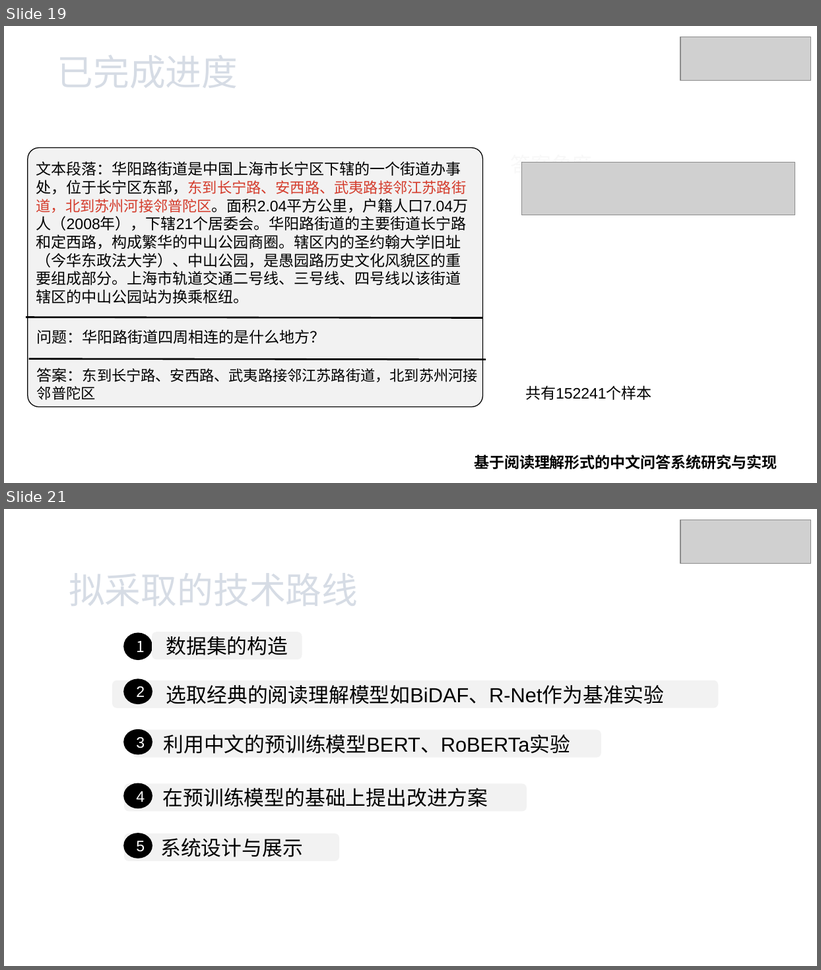
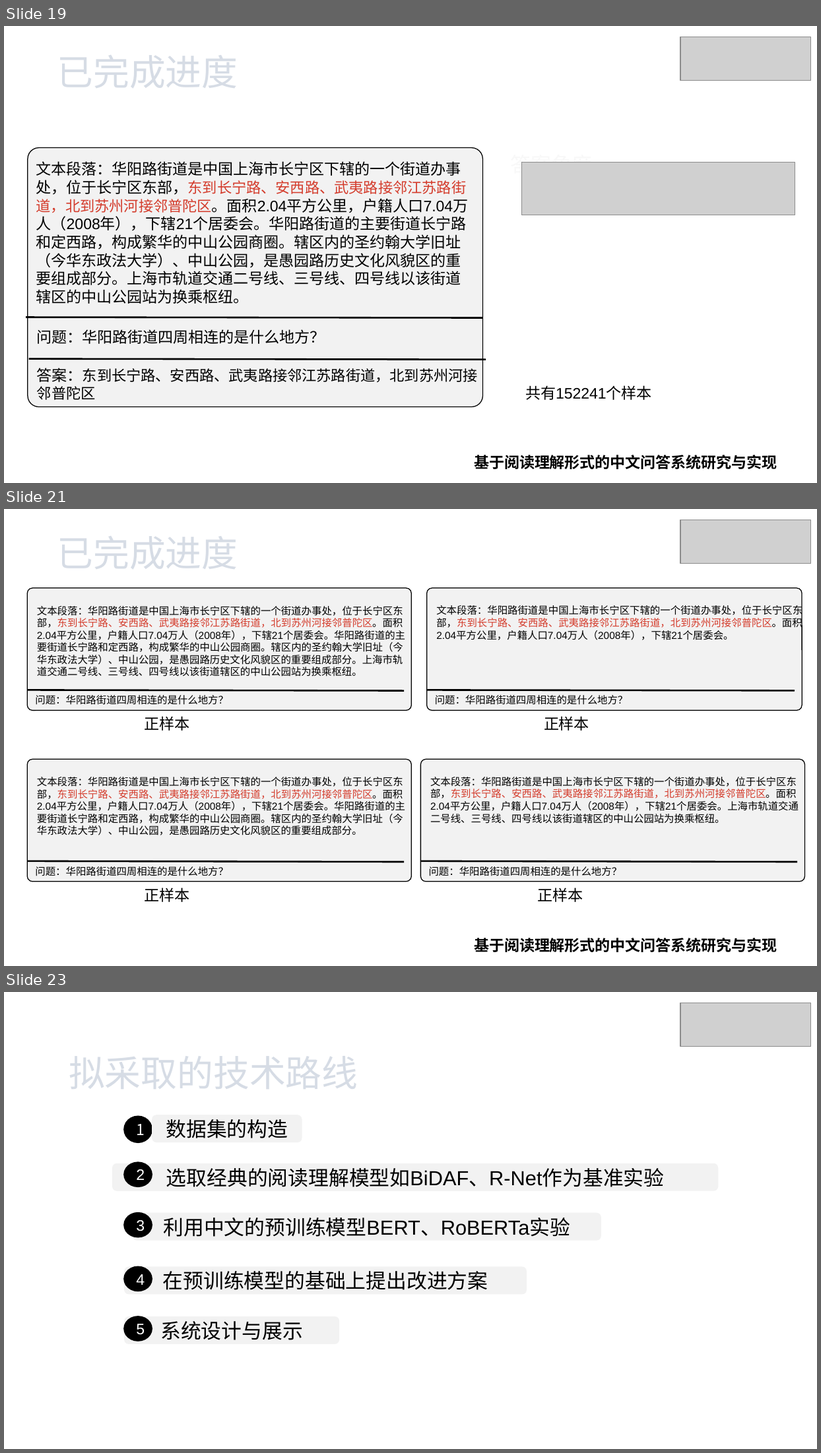
Before and after one commit to xhsun1997/ChineseMRC, a slide deck: 孙相会.pptx. Shown one above the other, each under a label of ours: slides 19 and 21 before the commit, slides 19, 21 and 23 after it; the slides between them are not shown. The pictures are 821x970 and 821x1453 pixels, drawn with LibreOffice and Linux fonts; fonts in the diff are those of the drawing; grey boxes stand for pictures; background and template pictures are left out. Boxes give left, top, right and bottom in pixels: in the first picture for what was removed or moved away, otherwise in the second. Text is boxed around its words. In the diff, an @@ line names an element or a change of style, - is before the commit and + after.

```diff
--- a/孙相会.pptx
+++ b/孙相会.pptx
@@ slide 21 added at (4,509,817,966), background picture (left out) @@
@@ picture added at (680,520,811,564) @@
@@ text added at (57,536,238,569), 32 pt, text pattern #44546A on #D6DCE5 @@
+已完成进度
@@ rounded rectangle added at (28,588,411,711), fill #F2F2F2, outline #000000 0.75 pt @@
@@ text added at (37,606,405,677), 9 pt, text #000000 @@
+文本段落：华阳路街道是中国上海市长宁区下辖的一个街道办事处，位于长宁区东部，东到长宁路、安西路、武夷路接邻江苏路街道，北到苏州河接邻普陀区。面积2.04平方公里，户籍人口7.04万人（2008年），下辖21个居委会。华阳路街道的主要街道长宁路和定西路，构成繁华的中山公园商圈。辖区内的圣约翰大学旧址（今华东政法大学）、中山公园，是愚园路历史文化风貌区的重要组成部分。上海市轨道交通二号线、三号线、四号线以该街道辖区的中山公园站为换乘枢纽。
@@ rounded rectangle added at (427,588,802,711), fill #F2F2F2, outline #000000 0.75 pt @@
@@ text added at (436,604,803,640), 9 pt, text #000000 @@
+文本段落：华阳路街道是中国上海市长宁区下辖的一个街道办事处，位于长宁区东部，东到长宁路、安西路、武夷路接邻江苏路街道，北到苏州河接邻普陀区。面积2.04平方公里，户籍人口7.04万人（2008年），下辖21个居委会。
@@ line added from (28, 691) to (404, 691), #000000 1.5 pt @@
@@ text added at (35,695,228,705), 9 pt, text #000000 @@
+问题：华阳路街道四周相连的是什么地方？
@@ line added from (427, 691) to (795, 691), #000000 1.5 pt @@
@@ text added at (435,695,628,705), 9 pt, text #000000 @@
+问题：华阳路街道四周相连的是什么地方？
@@ text added at (145,716,190,731), 13.5 pt, text #000000 @@
+正样本
@@ text added at (544,716,589,731), 13.5 pt, text #000000 @@
+正样本
@@ rounded rectangle added at (28,759,411,882), fill #F2F2F2, outline #000000 0.75 pt @@
@@ rounded rectangle added at (420,759,804,882), fill #F2F2F2, outline #000000 0.75 pt @@
@@ text added at (37,777,405,836), 9 pt, text #000000 @@
+文本段落：华阳路街道是中国上海市长宁区下辖的一个街道办事处，位于长宁区东部，东到长宁路、安西路、武夷路接邻江苏路街道，北到苏州河接邻普陀区。面积2.04平方公里，户籍人口7.04万人（2008年），下辖21个居委会。华阳路街道的主要街道长宁路和定西路，构成繁华的中山公园商圈。辖区内的圣约翰大学旧址（今华东政法大学）、中山公园，是愚园路历史文化风貌区的重要组成部分。
@@ text added at (430,777,799,824), 9 pt, text #000000 @@
+文本段落：华阳路街道是中国上海市长宁区下辖的一个街道办事处，位于长宁区东部，东到长宁路、安西路、武夷路接邻江苏路街道，北到苏州河接邻普陀区。面积2.04平方公里，户籍人口7.04万人（2008年），下辖21个居委会。上海市轨道交通二号线、三号线、四号线以该街道辖区的中山公园站为换乘枢纽。
@@ line added from (28, 861) to (404, 862), #000000 1.5 pt @@
@@ line added from (420, 861) to (797, 862), #000000 1.5 pt @@
@@ text added at (35,867,228,877), 9 pt, text #000000 @@
+问题：华阳路街道四周相连的是什么地方？
@@ text added at (429,867,622,877), 9 pt, text #000000 @@
+问题：华阳路街道四周相连的是什么地方？
@@ text added at (145,888,190,902), 13.5 pt, text #000000 @@
+正样本
@@ text added at (538,888,583,902), 13.5 pt, text #000000 @@
+正样本
@@ text added at (474,938,778,953), 13.5 pt, text #000000, bold @@
+基于阅读理解形式的中文问答系统研究与实现
@@ what was slide 21 is now slide 23 @@
```
Also in this commit, not shown: 1 slide changed, 1 other slide added, 2 other files.
